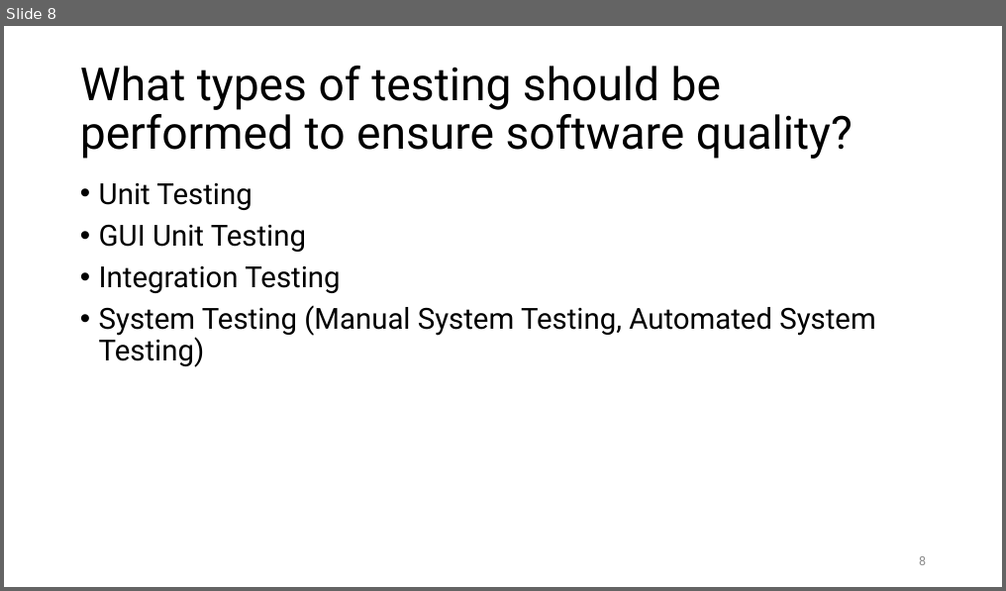
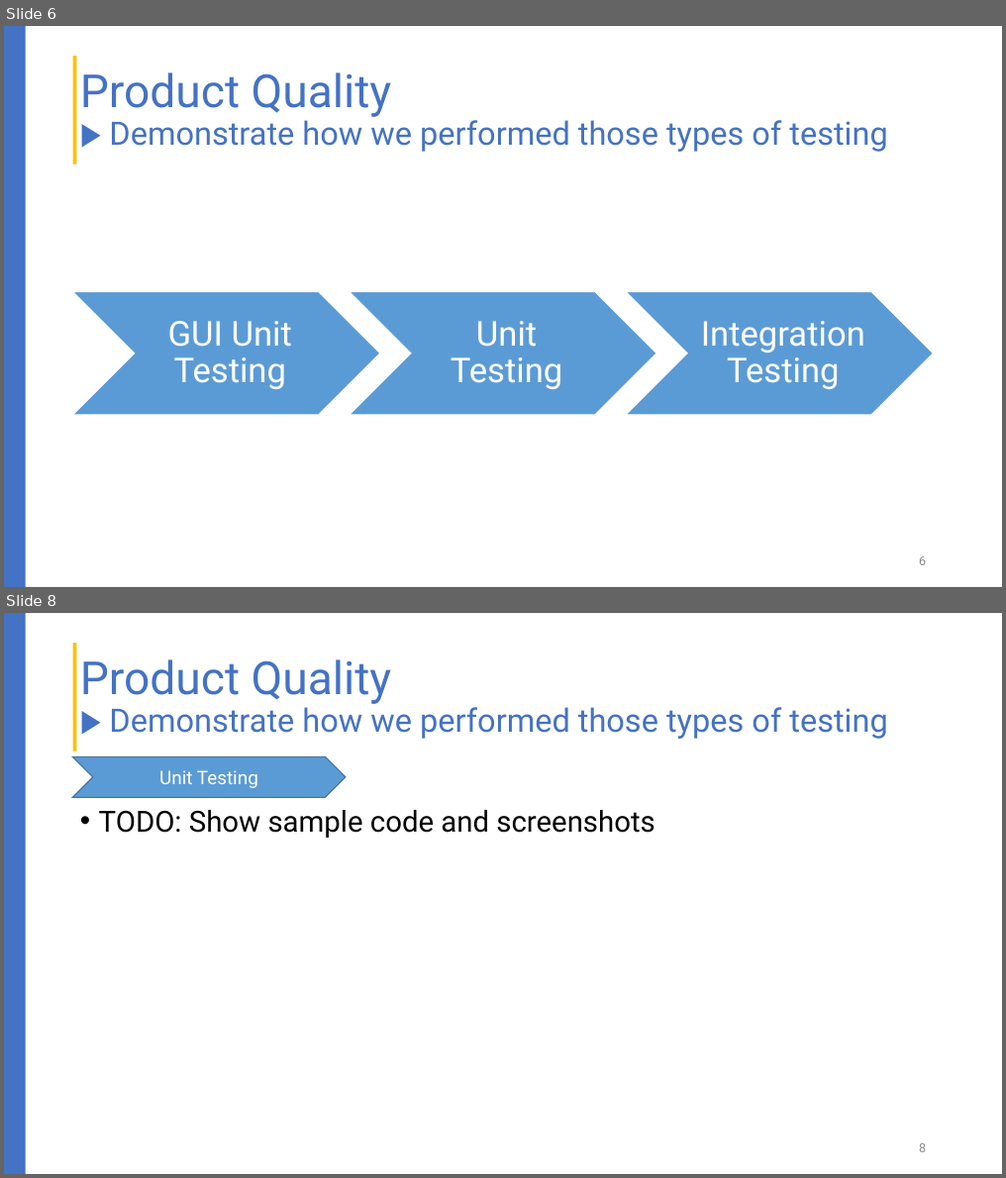
Before and after one commit to liepnguyen/Planru, a slide deck: Documents/Lessons Learned From Agile Quality Assurance In Scrum.pptx. Shown one above the other, each under a label of ours: slide 8 before the commit, slides 6 and 8 after it; the slides between them are not shown. The pictures are 1006x591 and 1006x1178 pixels, drawn with LibreOffice and Linux fonts; fonts in the diff are those of the drawing. Boxes give left, top, right and bottom in pixels: in the first picture for what was removed or moved away, otherwise in the second. Text is boxed around its words. In the diff, an @@ line names an element or a change of style, - is before the commit and + after.

```diff
--- a/Documents/Lessons Learned From Agile Quality Assurance In Scrum.pptx
+++ b/Documents/Lessons Learned From Agile Quality Assurance In Scrum.pptx
@@ slide 8 added at [4, 613, 1002, 1174], background #FFFFFF; not listed: 2 template elements that a slide beside it also shows @@
@@ title added at [80, 660, 887, 739], 31 pt, text #4472C4 @@
+Product Quality
+▶ Demonstrate how we performed those types of testing
@@ chevron added at [73, 757, 347, 797], fill #5B9BD5, outline #43739E 1 pt, 18 pt, text #FFFFFF @@
+Unit Testing
@@ text added at [99, 810, 654, 838], 28 pt, text #000000 @@
+• TODO: Show sample code and screenshots
@@ page number added at [919, 1144, 926, 1153], 12 pt, text #8C8C8C @@
+8
@@ what was slide 8 is now slide 6 @@
@@ slide 6 changed as well @@
@@ rectangle added at [4, 26, 26, 587], fill #4472C4 @@
@@ rectangle added at [73, 56, 76, 165], fill #FFC000 @@
@@ title at [80, 73, 887, 152]: text changed; size 44 to 31 pt; text colour #000000 to #4472C4 @@
-What types of testing should be performed to ensure software quality?
+Product Quality
+▶ Demonstrate how we performed those types of testing
@@ text removed at [99, 183, 875, 368] @@
-• Unit Testing
-• GUI Unit Testing
-• Integration Testing
-• System Testing (Manual System Testing, Automated System Testing)
@@ group added at [73, 291, 933, 414]: 3 chevrons, 3 texts @@
+GUI Unit Testing
+Unit Testing
+Integration Testing
```
Also in this commit, not shown: 15 other slides changed, 4 other slides added, 3 slides removed.
